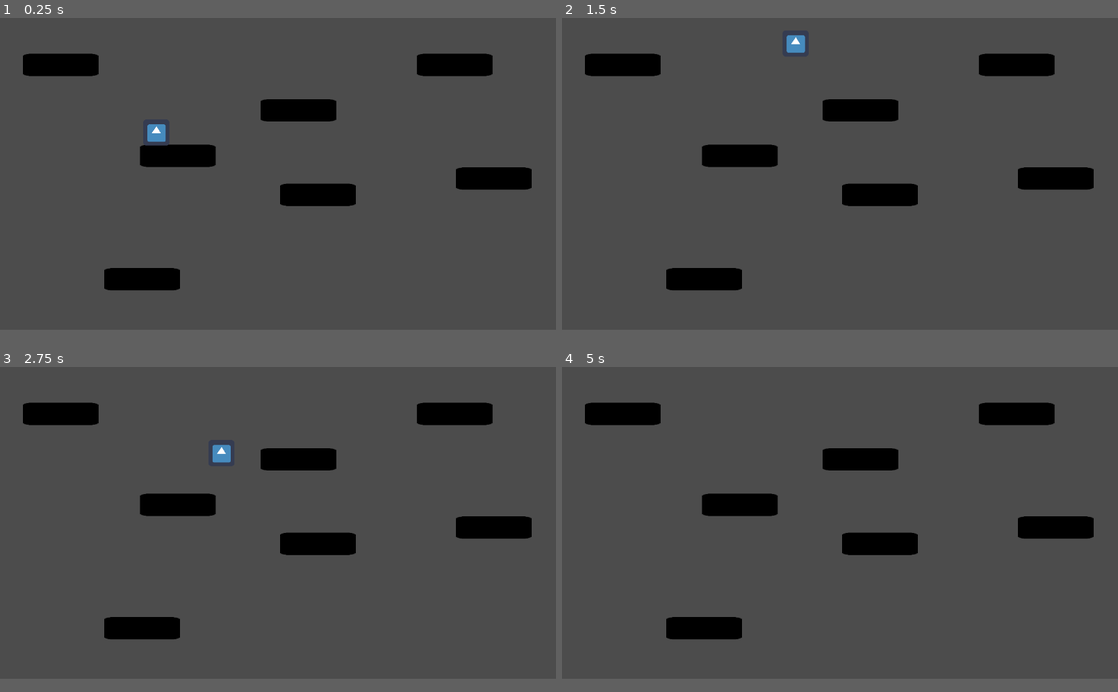
Above: before the commit, frames 1-4 (two rows, left to right).
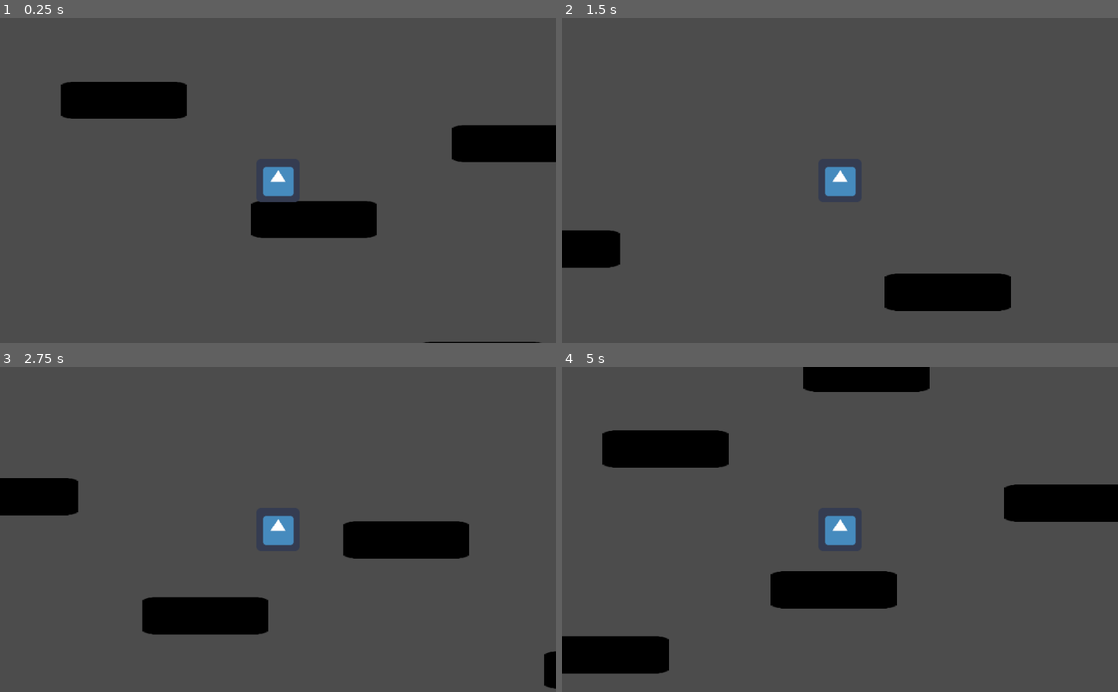
Above: after the commit, the same moments.

Repository: RafaGonzalezGtrz/Requerimiento-de-software
Game: Godot game, scene res://Escena.tscn
Two runs of this game, one before a commit and one after it. Both use one fixed random seed, a clock stepped at 60 frames per second and the inputs below. The engine's default icon, where the game draws it, is replaced by a stand-in: a white triangle on a blue panel in a dark square.
Inputs:
- Up to frame 1 (0.25 s): no input
- Up to frame 2 (1.5 s): tap Enter at 0.5 s; hold Right (ui_right) from 0.53 s (still down); tap Up (ui_up) at 0.77 s
- Up to frame 3 (2.75 s): tap Up (ui_up) at 1.52 s; release Right (ui_right) at 2.03 s; hold Left (ui_left) from 2.03 s (still down)
- Up to frame 4 (5 s): release Left (ui_left) at 2.78 s; hold Right (ui_right) 2.78-4.28 s; tap Up (ui_up) at 3.02, 3.77, 4.52 s; hold Left (ui_left) from 4.28 s (still down)
In our replay, the window is 800x449 before the commit and 800x468 after it. These sizes can differ from the game's own. Grey fills any space a smaller window leaves; there, only what the larger window draws over its background counts as a difference.

The runs differ from the first frame. In frame 1, 14% of the frame differs, in the area x 4-100%, y 10-100%; in frame 2, 11%; in frame 3, 13%; in frame 4, 18%, in the area x 0-100%, y 0-95%.

Commit message:
Se agregó reinicio y fin del juego
Se agregó una escena de muerte, una pantalla de texto, botones para reiniciar nivel o salir del videojuego

Diff:
--- /dev/null
+++ b/Boton.gd
@@ -0,0 +1,4 @@
+extends Button
+
+func _on_Reiniciar_pressed():
+	get_tree().change_scene("res://Escena.tscn")
--- /dev/null
+++ b/Botton_salida.gd
@@ -0,0 +1,6 @@
+extends Button
+
+
+
+func _on_Salir_pressed():
+	get_tree().quit()
--- a/Escena.tscn
+++ b/Escena.tscn
@@ -1,8 +1,9 @@
-[gd_scene load_steps=4 format=2]
+[gd_scene load_steps=5 format=2]
 
 [ext_resource path="res://Jugador.tscn" type="PackedScene" id=1]
 [ext_resource path="res://valdosa.tscn" type="PackedScene" id=2]
 [ext_resource path="res://valdosa_2.tscn" type="PackedScene" id=3]
+[ext_resource path="res://ZonaMorir.tscn" type="PackedScene" id=4]
 
 [node name="Escena" type="Node2D"]
 position = Vector2( 392, 336 )
@@ -14,13 +15,13 @@
 position = Vector2( -8, -64 )
 
 [node name="valdosa2" parent="." instance=ExtResource( 3 )]
-position = Vector2( 328, 104 )
+position = Vector2( 232, 216 )
 
 [node name="valdosa3" parent="." instance=ExtResource( 3 )]
 position = Vector2( 280, -104 )
 
 [node name="valdosa4" parent="." instance=ExtResource( 3 )]
-position = Vector2( 760, 64 )
+position = Vector2( 576, 88 )
 
 [node name="valdosa5" parent="." instance=ExtResource( 3 )]
 position = Vector2( -104, 312 )
@@ -29,7 +30,12 @@
 position = Vector2( 664, -216 )
 
 [node name="valdosa7" parent="." instance=ExtResource( 3 )]
-position = Vector2( -304, -216 )
+position = Vector2( -296, -168 )
 
 [node name="valdosa8" parent="." instance=ExtResource( 3 )]
 position = Vector2( 1104, -72 )
+
+[node name="ZonaMorir" parent="." instance=ExtResource( 4 )]
+position = Vector2( -357, 572 )
+
+[connection signal="body_entered" from="ZonaMorir" to="Jugador" method="_on_ZonaMorir_body_entered"]
--- a/Jugador.gd
+++ b/Jugador.gd
@@ -17,3 +17,8 @@
 	vel.y += gravedad * delta
 	if Input.is_action_just_pressed("ui_up") and is_on_floor():
 		vel.y -= salto
+
+
+
+func _on_ZonaMorir_body_entered(body):
+	get_tree().change_scene("res://PantallaMorir.tscn")
--- a/Jugador.tscn
+++ b/Jugador.tscn
@@ -14,3 +14,7 @@
 
 [node name="CollisionShape2D" type="CollisionShape2D" parent="."]
 shape = SubResource( 1 )
+
+[node name="Camera2D" type="Camera2D" parent="."]
+current = true
+zoom = Vector2( 0.8, 0.8 )
--- /dev/null
+++ b/PantallaMorir.tscn
@@ -0,0 +1,51 @@
+[gd_scene load_steps=8 format=2]
+
+[ext_resource path="res://COMFORTAA-REGULAR.TTF" type="DynamicFontData" id=1]
+[ext_resource path="res://Boton.gd" type="Script" id=2]
+[ext_resource path="res://COMFORTAA-LIGHT.TTF" type="DynamicFontData" id=3]
+[ext_resource path="res://Botton_salida.gd" type="Script" id=4]
+
+[sub_resource type="DynamicFont" id=1]
+size = 100
+use_mipmaps = true
+font_data = ExtResource( 1 )
+
+[sub_resource type="DynamicFont" id=2]
+size = 40
+font_data = ExtResource( 1 )
+
+[sub_resource type="DynamicFont" id=3]
+size = 40
+font_data = ExtResource( 3 )
+
+[node name="PantallaMorir" type="Node2D"]
+
+[node name="TextEdit" type="TextEdit" parent="."]
+margin_right = 1032.0
+margin_bottom = 600.0
+custom_fonts/font = SubResource( 1 )
+text = "
+      Has hecho la
+	      morición."
+readonly = true
+
+[node name="Reiniciar" type="Button" parent="."]
+margin_left = 192.0
+margin_top = 384.0
+margin_right = 386.0
+margin_bottom = 512.0
+custom_fonts/font = SubResource( 2 )
+text = "Reiniciar"
+script = ExtResource( 2 )
+
+[node name="Salir" type="Button" parent="."]
+margin_left = 640.0
+margin_top = 384.0
+margin_right = 832.0
+margin_bottom = 512.0
+custom_fonts/font = SubResource( 3 )
+text = "Salir"
+script = ExtResource( 4 )
+
+[connection signal="pressed" from="Reiniciar" to="Reiniciar" method="_on_Reiniciar_pressed"]
+[connection signal="pressed" from="Salir" to="Salir" method="_on_Salir_pressed"]
--- /dev/null
+++ b/ZonaMorir.tscn
@@ -0,0 +1,10 @@
+[gd_scene load_steps=2 format=2]
+
+[sub_resource type="RectangleShape2D" id=1]
+extents = Vector2( 1360.5, 10 )
+
+[node name="ZonaMorir" type="Area2D"]
+
+[node name="CollisionShape2D" type="CollisionShape2D" parent="."]
+position = Vector2( 825.5, 0 )
+shape = SubResource( 1 )
--- a/project.godot
+++ b/project.godot
@@ -14,11 +14,6 @@
 run/main_scene="res://Escena.tscn"
 config/icon="res://icon.png"
 
-[display]
-
-window/size/width=1366
-window/size/height=768
-
 [gui]
 
 common/drop_mouse_on_gui_input_disabled=true
Binary file added: COMFORTAA-BOLD.TTF
Binary file added: COMFORTAA-LIGHT.TTF
Binary file added: COMFORTAA-REGULAR.TTF
